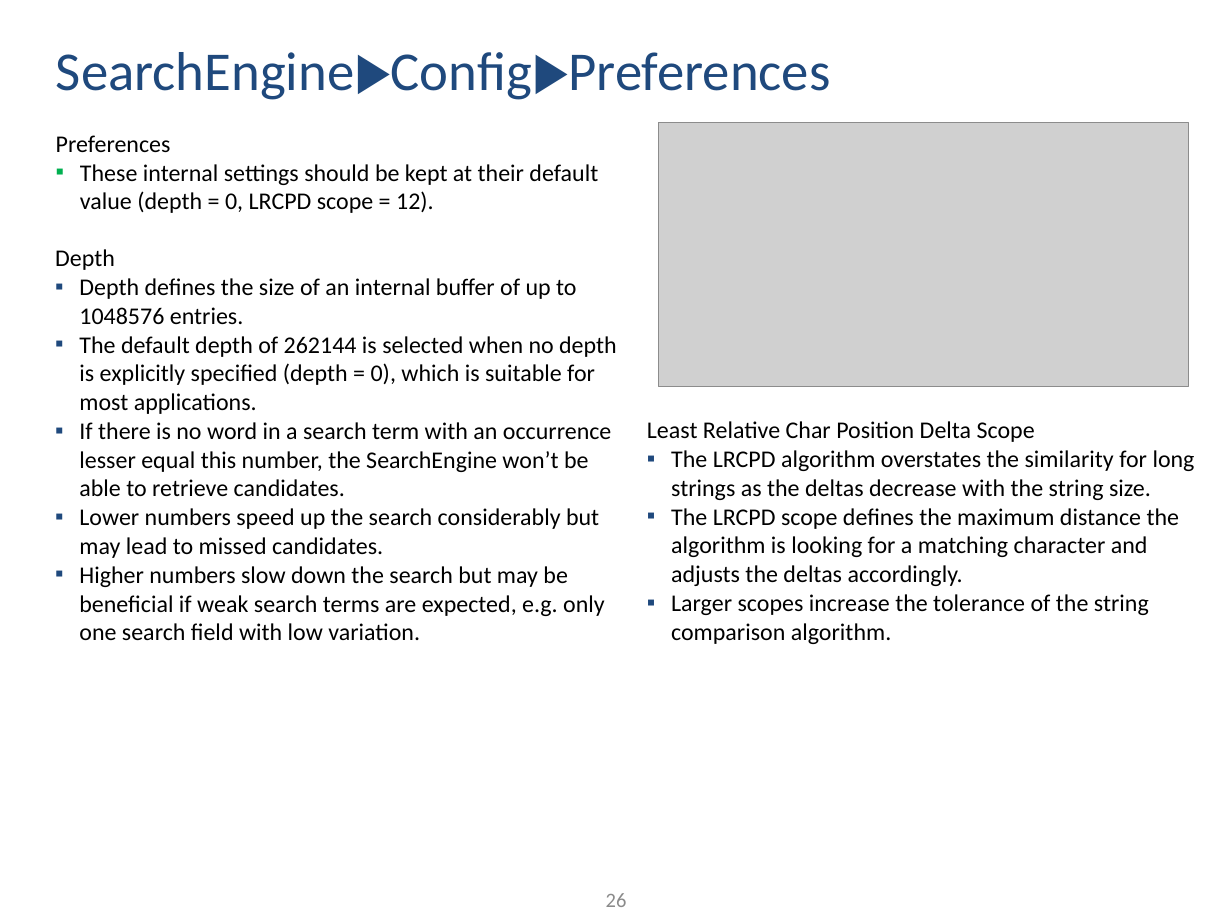
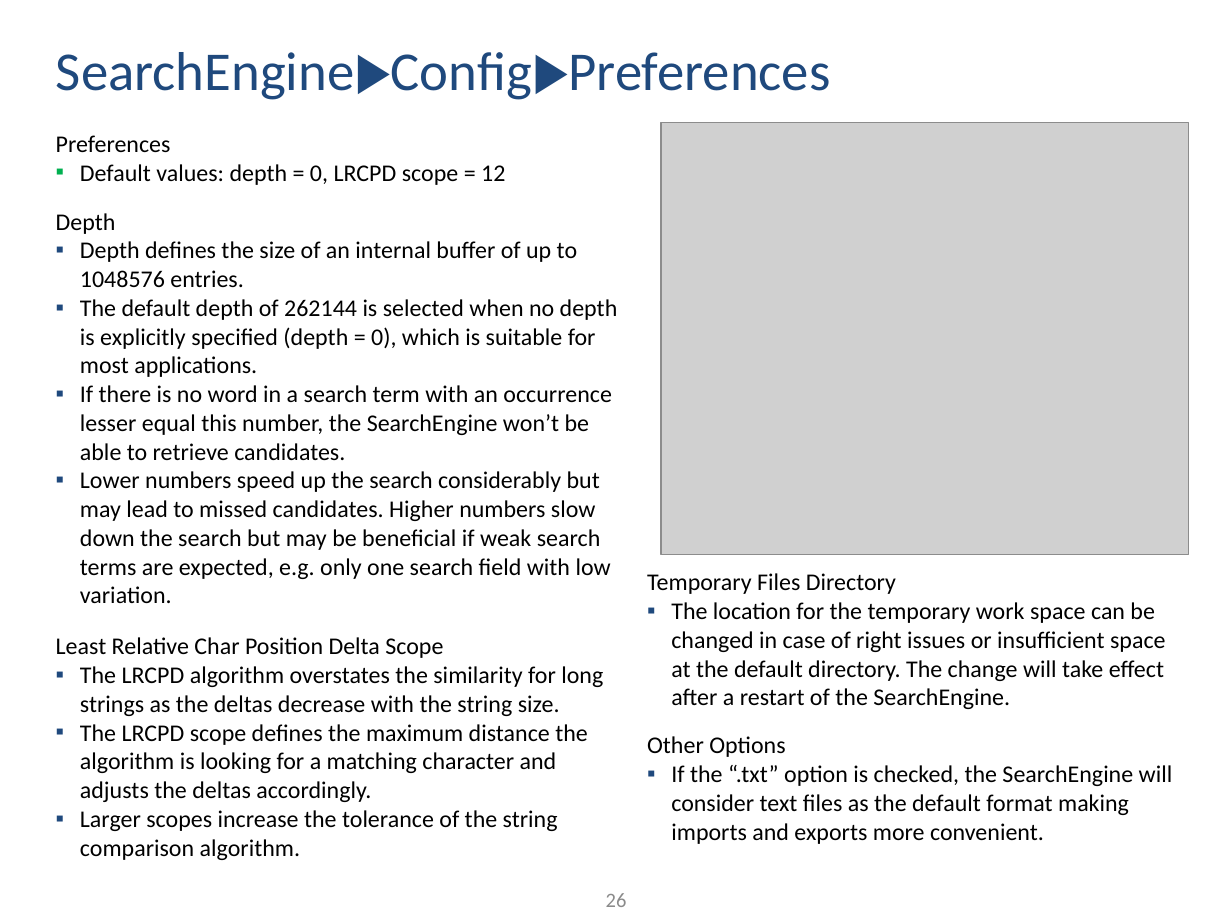
Before and after one commit to ThorstenDoherr/searchengine, a slide deck: slide 26 of doc/Manual.pptx. Drawn at 1232x924 pixels with LibreOffice and Linux fonts; fonts in the diff are those of the drawing; grey boxes stand for pictures. Boxes give left, top, right and bottom in pixels: in the first picture for what was removed or moved away, otherwise in the second. Text is boxed around its words. In the diff, an @@ line names an element or a change of style, - is before the commit and + after.

```diff
--- a/doc/Manual.pptx
+++ b/doc/Manual.pptx
@@ picture: place and size @@
-picture at <box>658,122,1188,387</box>
+picture at <box>660,122,1188,554</box>
@@ text at <box>80,164,505,185</box>: text changed @@
-  ▪ These internal settings should be kept at their default value (depth = 0, LRCPD scope = 12).
+  ▪ Default values: depth = 0, LRCPD scope = 12
@@ text "Depth": place and size @@
-text "Depth" at <box>55,249,617,640</box>
+text "Depth" at <box>56,213,618,603</box>
@@ text at <box>80,471,611,603</box>: text changed @@
-  ▪ Lower numbers speed up the search considerably but may lead to missed candidates.
-  ▪ Higher numbers slow down the search but may be beneficial if weak search terms are expected, e.g. only one search field with low variation.
+  ▪ Lower numbers speed up the search considerably but may lead to missed candidates. Higher numbers slow down the search but may be beneficial if weak search terms are expected, e.g. only one search field with low variation.
@@ text added at <box>647,573,1166,709</box>, 14 pt, text #000000 @@
+Temporary Files Directory
+  ▪ The location for the temporary work space can be changed in case of right issues or insufficient space at the default directory. The change will take effect after a restart of the SearchEngine.
@@ text "Least Relative Char Position Delta ...": place and size @@
-text "Least Relative Char Position Delta ..." at <box>647,421,1195,644</box>
+text "Least Relative Char Position Delta ..." at <box>56,637,603,860</box>
@@ text added at <box>647,736,1173,844</box>, 14 pt, text #000000 @@
+Other Options
+  ▪ If the “.txt” option is checked, the SearchEngine will consider text files as the default format making imports and exports more convenient.
```
Also in this commit, not shown: 5 other slides changed, 1 other file.
